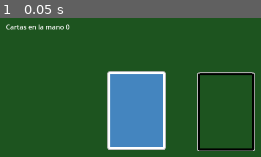
Above: before the commit, frame 1.
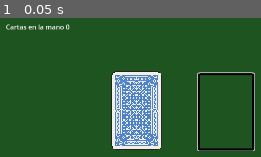
Above: after the commit, the same moment.

Repository: mignavarl/chinchon_transcendence
Game: Godot game, scene res://scenes/Main.tscn
The game is run twice, just before and just after one commit, with the same random seed, the same clock (stepped at 60 frames per second) and the same inputs.
Inputs:
- Up to frame 1 (0.05 s): no input

The runs differ from the first frame. In frame 1, 7.5% of the frame differs, in the area x 40-64%, y 38-95%.

Commit message:
New assets!! Pixel Spanish deck

Diff:
--- a/game_godot/scenes/Main.tscn
+++ b/game_godot/scenes/Main.tscn
@@ -5,8 +5,8 @@
 [ext_resource type="PackedScene" uid="uid://debgndyhxa17s" path="res://scenes/card_slot.tscn" id="3_0bbpv"]
 [ext_resource type="Script" uid="uid://b84blfs3pjsto" path="res://scripts/player_hand.gd" id="4_rarhs"]
 [ext_resource type="Script" uid="uid://bodov0p22fwoc" path="res://scenes/deck.gd" id="5_nxtc6"]
-[ext_resource type="Texture2D" uid="uid://be4xxbpvkcgak" path="res://carta.png" id="6_jlsqs"]
 [ext_resource type="Script" uid="uid://dpbsidew5quxu" path="res://scripts/card_database.gd" id="6_q8u5g"]
+[ext_resource type="Texture2D" uid="uid://b83aavt3hgrr1" path="res://assets/cards/spanish_deck/back.PNG" id="7_jlsqs"]
 [ext_resource type="Script" uid="uid://bsuoep5kdo5ig" path="res://scripts/input_manager.gd" id="7_q8u5g"]
 
 [sub_resource type="RectangleShape2D" id="RectangleShape2D_lhr70"]
@@ -40,7 +40,9 @@
 card_database = ExtResource("6_q8u5g")
 
 [node name="Sprite2D" type="Sprite2D" parent="Deck"]
-texture = ExtResource("6_jlsqs")
+texture_filter = 1
+scale = Vector2(1.6712328, 1.671233)
+texture = ExtResource("7_jlsqs")
 
 [node name="Area2D" type="Area2D" parent="Deck"]
 collision_layer = 4
--- a/game_godot/scenes/card.tscn
+++ b/game_godot/scenes/card.tscn
@@ -11,6 +11,7 @@
 script = ExtResource("1_6u4wf")
 
 [node name="CardImage" type="Sprite2D" parent="."]
+texture_filter = 1
 texture = ExtResource("2_6u4wf")
 
 [node name="Area2D" type="Area2D" parent="."]
--- a/game_godot/scenes/deck.gd
+++ b/game_godot/scenes/deck.gd
@@ -4,6 +4,8 @@
 var player_deck = []
 
 var card_textures = {}
+
+var deck_selected = "spanish_deck"
 
 @export var card_scene : PackedScene
 @export var player_hand : Node2D
@@ -33,7 +35,7 @@
 func generate_deck():
 	for suit in card_database.SUITS:
 		for number in card_database.NUMBERS:
-			var img_path =  "res://assets/cards/%s_%d.png" % [suit["id"], number["value"]]
+			var img_path =  "res://assets/cards/%s/%s_%d.PNG" % [deck_selected, suit["id"], number["value"]]
 			print("path: %s", img_path)
 			card_textures[img_path] = load(img_path)
 			var card = {
@@ -41,6 +43,7 @@
 				"suit": suit,
 				"number": number,
 				"img": img_path,
+				"deck": deck_selected,
 			}
 			print("imagen cargada %s", img_path)
 			player_deck.append(card)
--- a/game_godot/scripts/input_manager.gd
+++ b/game_godot/scripts/input_manager.gd
@@ -16,39 +16,37 @@
 var held_frame_counter = 0
 var click_frame = 0
 
-func _ready() -> void:
-	pass
+enum ClickState { IDLE, PENDING, DRAGGING }
+
+var click_state = ClickState.IDLE
+var hold_timer = 0.0
+const HOLD_THRESHOLD = 0.15
 
 func _process(delta: float) -> void:
-	if Input.is_action_just_pressed("mouse_click"):
-		held_frame_counter = 0
-		click_frame = 0
-	elif Input.is_action_pressed("mouse_click"):
-		held_frame_counter += 1
-	click_frame += 1
-	if click_frame > 5 and held_frame_counter:
-		if held_frame_counter >= 5:
+	match click_state:
+		ClickState.IDLE:
+			if Input.is_action_just_pressed("mouse_click"):
+				click_state = ClickState.PENDING
+				hold_timer = 0.0
+		ClickState.PENDING:
 			if Input.is_action_just_released("mouse_click"):
-				held_frame_counter = 0
-				print("suelto")
+				print("click")
+				emit_signal("left_mouse_button_clicked")
+				raycast_at_cursor()
+				click_state = ClickState.IDLE
+			else:
+				hold_timer += delta
+				if hold_timer >= HOLD_THRESHOLD:
+					click_state = ClickState.DRAGGING
+		ClickState.DRAGGING:
+			if Input.is_action_just_released("mouse_click"):
+				print("suelto drag")
 				emit_signal("left_mouse_button_release")
+				click_state = ClickState.IDLE
 			else:
 				emit_signal("left_mouse_button_pressed")
 				if !card_manager_reference.card_being_dragged:
 					raycast_drag()
-		else:
-			print("hice_click")
-			emit_signal("left_mouse_button_clicked")
-			raycast_at_cursor()
-			held_frame_counter = 0
-
-#func _input(event):
-	#if event is InputEventMouseButton  and event.button_index == MOUSE_BUTTON_LEFT:
-		#if event.pressed:
-			#emit_signal("left_mouse_button_clicked")
-			#raycast_at_cursor()
-		#else:
-			#emit_signal("left_mouse_button_release")
 
 func raycast_at_cursor():
 	var space_state = get_world_2d().direct_space_state
@@ -63,7 +61,6 @@
 			var card_found = result[0].collider.get_parent()
 			if card_found:
 				card_manager_reference.send_card_to_slot(card_found)
-				#card_manager_reference.start_drag(card_found)
 		elif result_collision_mask == COLLISION_MASK_DECK:
 			deck_reference.draw_card()
 		elif result_collision_mask == COLLISION_MASK_SLOT:
Binary file added: game_godot/assets/cards/spanish_deck/back.PNG
Not shown, added: game_godot/assets/cards/spanish_deck/back.PNG.import
Binary file added: game_godot/assets/cards/spanish_deck/bastos_1.PNG
Not shown, added: game_godot/assets/cards/spanish_deck/bastos_1.PNG.import
Binary file added: game_godot/assets/cards/spanish_deck/bastos_10.PNG
Not shown, added: game_godot/assets/cards/spanish_deck/bastos_10.PNG.import
Binary file added: game_godot/assets/cards/spanish_deck/bastos_11.PNG
Not shown, added: game_godot/assets/cards/spanish_deck/bastos_11.PNG.import
Binary file added: game_godot/assets/cards/spanish_deck/bastos_12.PNG
Not shown, added: game_godot/assets/cards/spanish_deck/bastos_12.PNG.import
Binary file added: game_godot/assets/cards/spanish_deck/bastos_2.PNG
Not shown, added: game_godot/assets/cards/spanish_deck/bastos_2.PNG.import
(and 70 more such lines)
